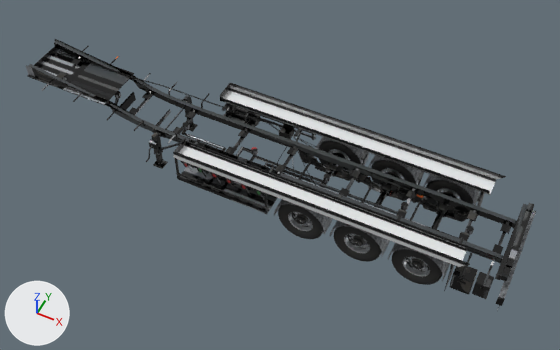
One commit to the glTF model src/assets/models/tanker-chassis.glb: the scene before it, then after it.
The view is the same before and after, from a 50 mm lens placed at (-0.2, -10.63, 13.61), pointed at (-5.45, -0.12, 0.47). The axes (+X, +Y, +Z) are drawn at lower left. The lights are the same throughout. The older version comes first. Vertices at exactly the same position are counted once.

The older version as bpy lines, for what is in view:
```python
me_mesh_0 = bpy.data.meshes.new('Mesh_0')
me_mesh_0.from_pydata(...)  # 31859 vertices, 62410 faces; spans x -12.0..0.0, y -1.27..1.27, z 0.0..1.56
# faces by material slot: [2, 40308, 9752, 6132, 984, 108, 5124]
me_mesh_0.materials.append(mat_logowhite)  # picture img_logo_white
me_mesh_0.materials.append(mat_darksteel)
me_mesh_0.materials.append(mat_framepaint)
me_mesh_0.materials.append(mat_suspension)
me_mesh_0.materials.append(mat_chassiswhite)
me_mesh_0.materials.append(mat_firered)
me_mesh_0.materials.append(mat_aluchecker)
me_mesh_1 = bpy.data.meshes.new('Mesh_1')
me_mesh_1.from_pydata(...)  # 9129 vertices, 17658 faces; spans x -0.536..0.536, y -0.193..0.193, z -0.536..0.536
me_mesh_1.materials.append(mat_tire)
ob_mesh_0 = bpy.data.objects.new('Mesh_0', me_mesh_0)
ob_mesh_0.location = (0.0, 0.0, 0.0)
ob_wheel_001 = bpy.data.objects.new('Wheel.001', me_mesh_1)
ob_wheel_001.location = (-4.44, -1.02, 0.54)
ob_wheel_001.rotation_euler = (0.0, 0.0, -3.142)  # degrees (0, 0, -180)
ob_wheel_003 = bpy.data.objects.new('Wheel.003', me_mesh_1)
ob_wheel_003.location = (-3.13, -1.02, 0.54)
ob_wheel_003.rotation_euler = (0.0, 0.0, -3.142)  # degrees (0, 0, -180)
# also in view: 'Wheel' at (-4.44, 1.02, 0.54); 'Wheel.002' at (-3.13, 1.02, 0.54); 'Wheel.004' at (-1.82, 1.02, 0.54); 'Wheel.005' at (-1.82, -1.02, 0.54)
```
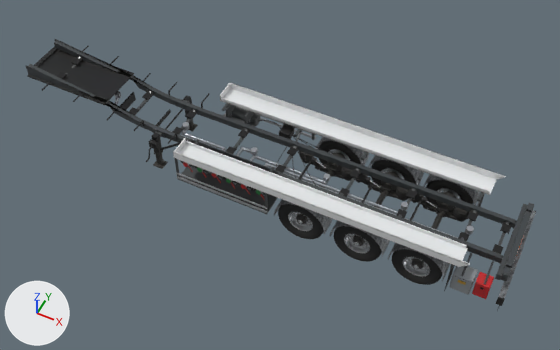
Pixel boxes (x1, y1, x2, y2) of what changed, in the pictures (560 x 350 px):
```json
{"part": 1, "of": "me_mesh_0", "change": "deleted", "before": [64, 53, 278, 131]}
{"part": 2, "of": "me_mesh_0", "change": "deleted", "before": [52, 52, 280, 131]}
{"part": 3, "of": "me_mesh_0", "change": "surface changed", "before": [26, 42, 534, 299], "after": [26, 42, 534, 299]}
```

Scene script edits in JSON lines:
```json
{"block": "me_mesh_0", "where": "# used by ob_mesh_0; location = (0.0, 0.0, 0.0)"}
{"op": "remove", "block": "me_mesh_0", "code": "me_mesh_0.from_pydata(...)  # 31859 vertices, 62410 faces; spans x -12.0..0.0, y -1.27..1.27, z 0.0..1.56"}
{"op": "add", "block": "me_mesh_0", "code": "me_mesh_0.from_pydata(...)  # 31763 vertices, 62226 faces; spans x -12.0..0.0, y -1.27..1.27, z 0.0..1.56"}
{"block": "me_mesh_0", "change": "me_mesh_0 part 1: the loose piece of 48 vertices spanning x -11.95..-5.91, y 0.29..0.75, z 0.89..1.33 is deleted"}
{"block": "me_mesh_0", "change": "me_mesh_0 part 2: the loose piece of 48 vertices spanning x -11.95..-5.91, y 0.32..0.77, z 0.89..1.33 is deleted"}
{"block": "me_mesh_0", "change": "me_mesh_0 part 3: 51859 kept faces spanning x -12.0..0.0, y -1.27..1.27, z 0.0..1.56 get new texture (UV) coordinates"}
{"block": "me_mesh_0", "change": "other edits to the shape of me_mesh_0 do not show in these pictures"}
```
